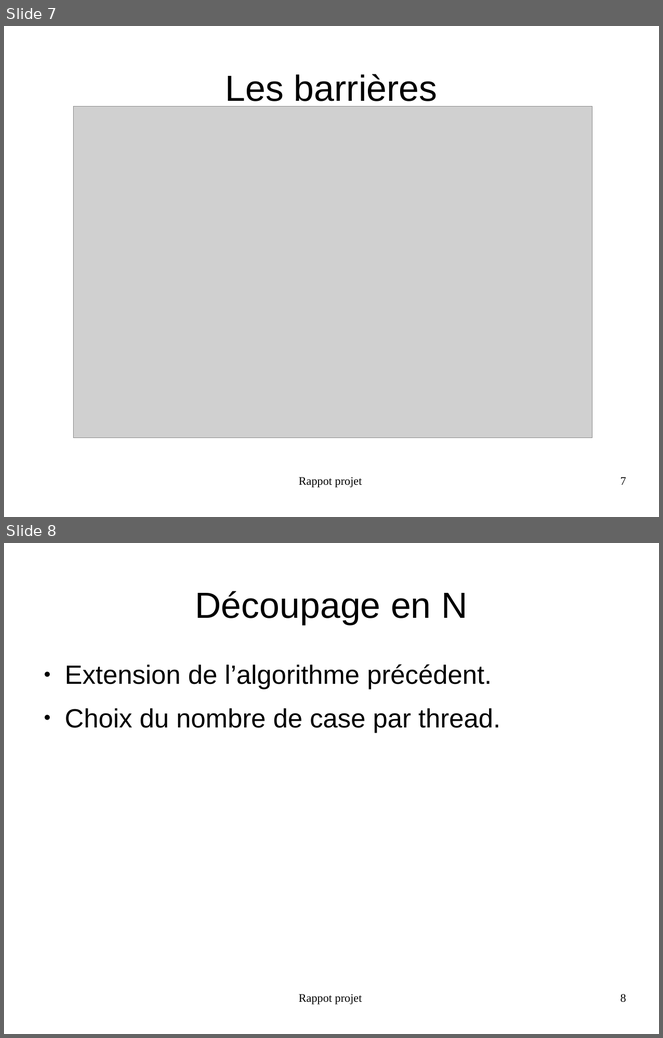
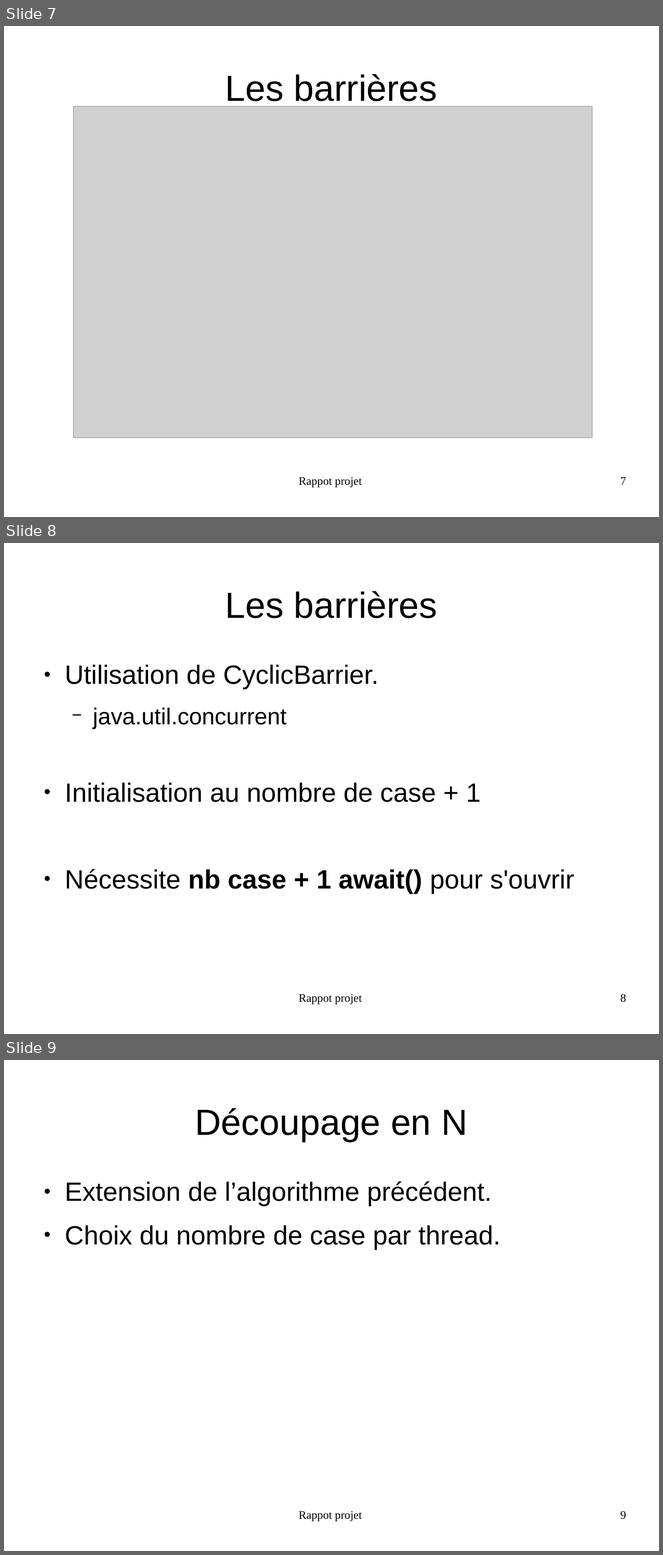
Before and after one commit to FabienInspiron/lifegame, a slide deck: Rapport/Presentation.odp. Shown one above the other, each under a label of ours: slides 7 and 8 before the commit, slides 7, 8 and 9 after it. The pictures are 663x1038 and 663x1555 pixels, drawn with LibreOffice and Linux fonts; fonts in the diff are those of the drawing; grey boxes stand for pictures. Boxes give left, top, right and bottom in pixels: in the first picture for what was removed or moved away, otherwise in the second. Text is boxed around its words. In the diff, an @@ line names an element or a change of style, - is before the commit and + after.

```diff
--- a/Rapport/Presentation.odp
+++ b/Rapport/Presentation.odp
@@ slide 8 added at <box>4,543,659,1034</box>, background #FFFFFF @@
@@ title added at <box>226,591,438,618</box>, 44 pt, text #000000 @@
+Les barrières
@@ text added at <box>65,665,574,894</box>, 32 pt, text #000000 @@
+● Utilisation de CyclicBarrier.
+  − java.util.concurrent
+● Initialisation au nombre de case + 1
+● Nécessite nb case + 1 await() pour s'ouvrir
@@ text added at <box>299,994,362,1005</box>, 14 pt, text #000000 @@
+Rappot projet
@@ page number added at <box>621,994,626,1003</box>, 14 pt, text #000000 @@
+8
@@ what was slide 8 is now slide 9 @@
@@ page number at <box>621,1511,626,1520</box>: text changed @@
-8
+9
```
Also in this commit, not shown: 1 other slide added, 1 other file.
